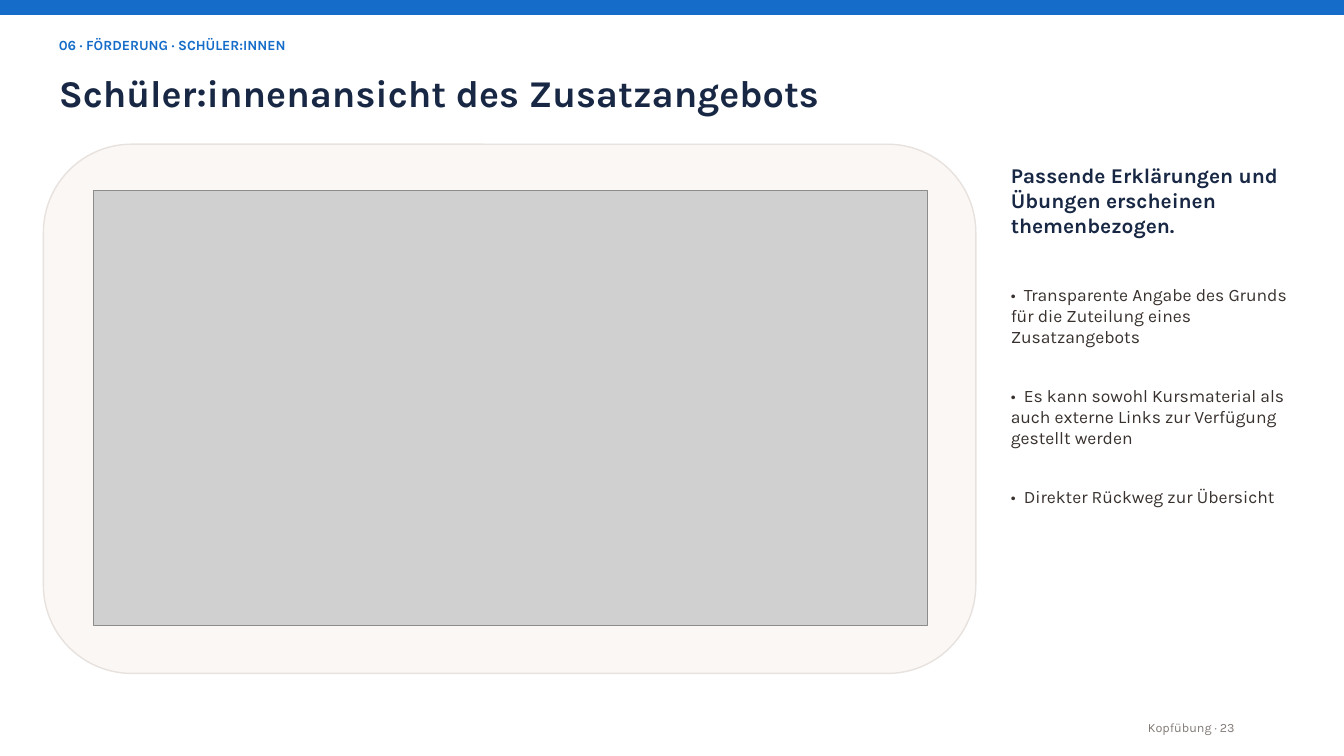
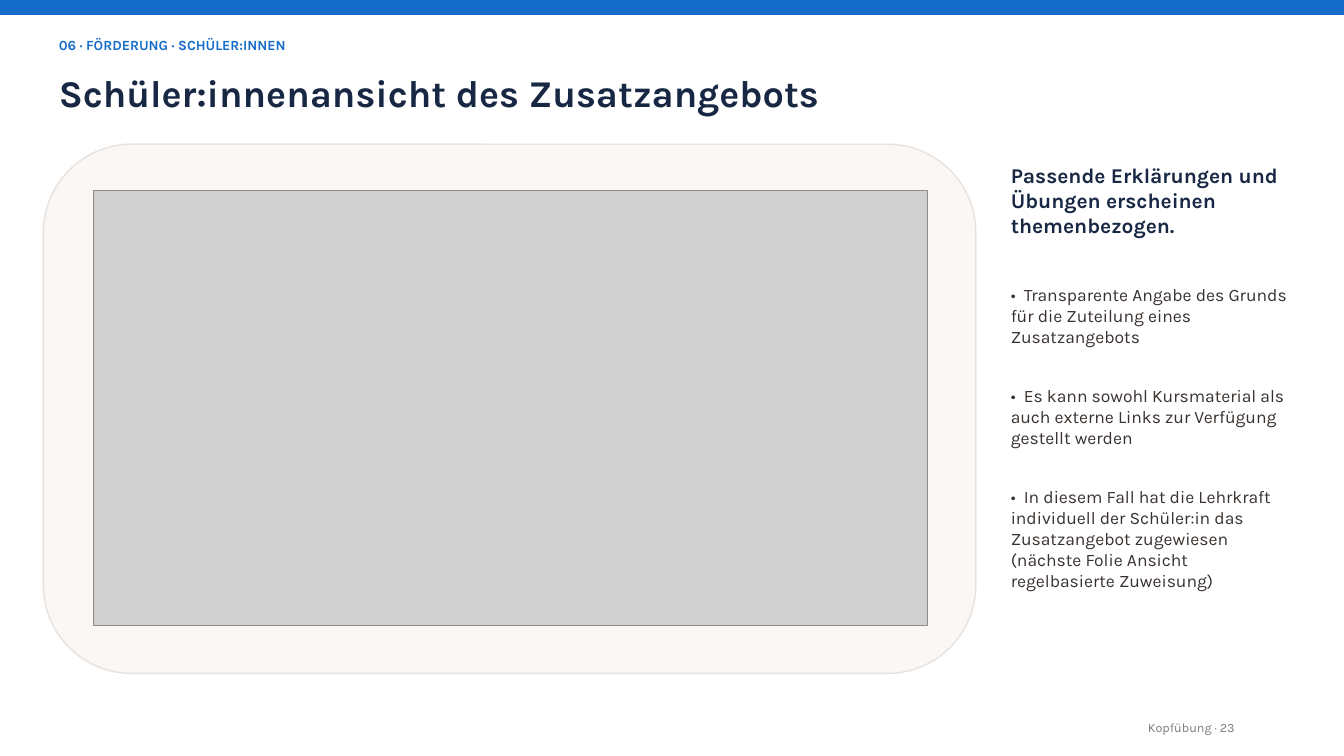
Before and after one commit to kyannic52/moodle-mod_kopfuebung, a slide deck: slide 22 of Kopfuebung_Plugin_Praesentation.pptx. Drawn at 1344x756 pixels with LibreOffice and Linux fonts; fonts in the diff are those of the drawing; grey boxes stand for pictures. Boxes give left, top, right and bottom in pixels: in the first picture for what was removed or moved away, otherwise in the second. Text is boxed around its words. In the diff, an @@ line names an element or a change of style, - is before the commit and + after.

```diff
--- a/Kopfuebung_Plugin_Praesentation.pptx
+++ b/Kopfuebung_Plugin_Praesentation.pptx
@@ text at [1011, 491, 1270, 592]: text changed @@
-• Direkter Rückweg zur Übersicht
+• In diesem Fall hat die Lehrkraft individuell der Schüler:in das Zusatzangebot zugewiesen
+(nächste Folie Ansicht regelbasierte Zuweisung)
```
Also in this commit, not shown: 10 other slides changed, 3 other files.
